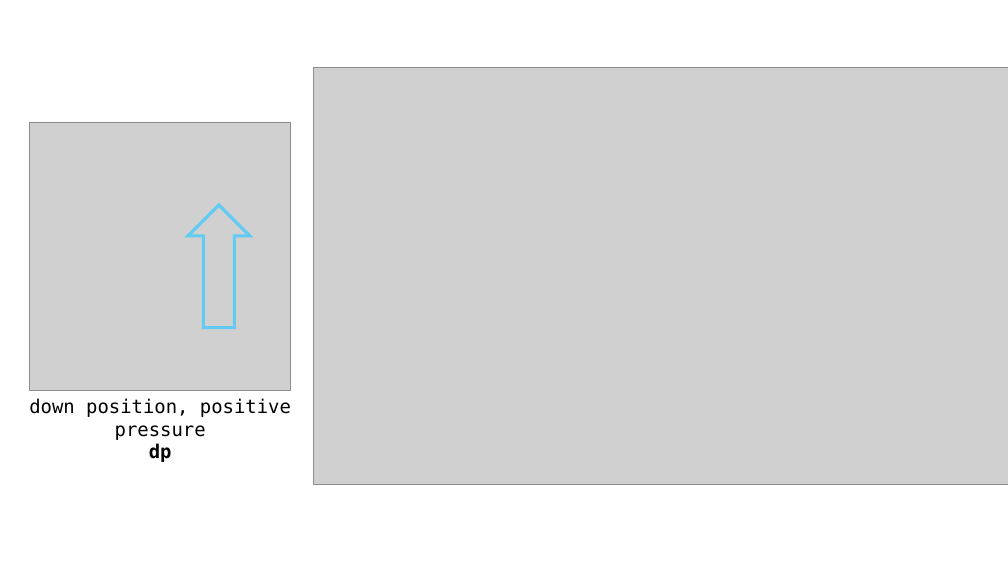
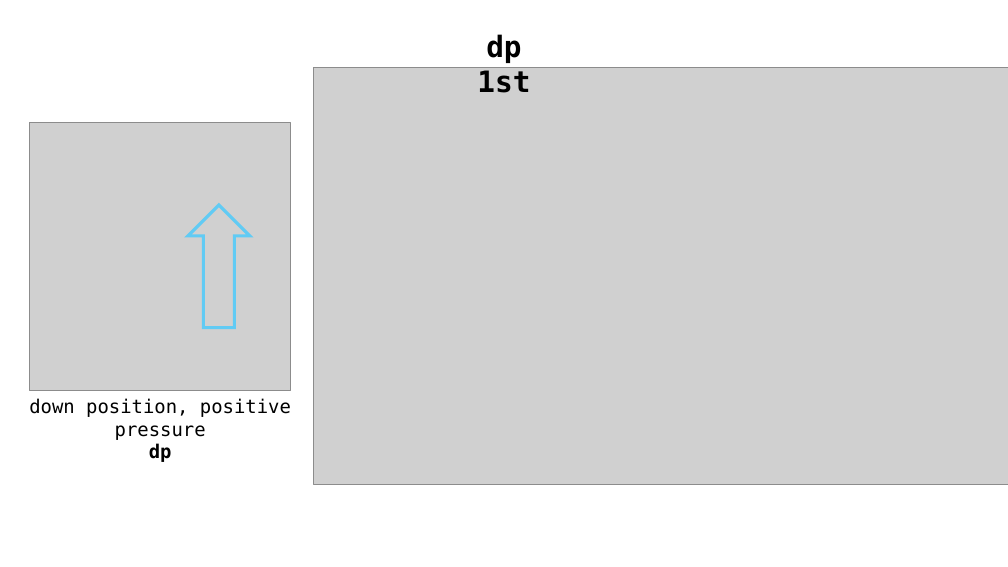
Before and after one commit to ominseo5/robotory_SoftFinger, a slide deck: slide 8 of LabLog.pptx (slide 6 before the commit). Drawn at 1008x567 pixels with LibreOffice and Linux fonts; fonts in the diff are those of the drawing; grey boxes stand for pictures. Boxes give left, top, right and bottom in pixels: in the first picture for what was removed or moved away, otherwise in the second. Text is boxed around its words. In the diff, an @@ line names an element or a change of style, - is before the commit and + after.

```diff
--- a/LabLog.pptx
+++ b/LabLog.pptx
@@ text added at [477,34,530,93], 28 pt, text #000000, bold @@
+dp 1st
```
Also in this commit, not shown: 4 other slides changed, 12 slides added, 2 slides removed, 3 other files.
